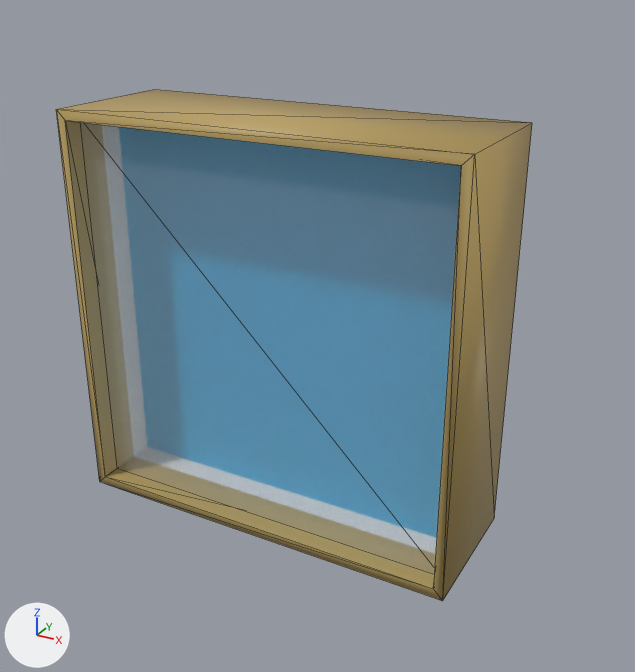
Two versions of the glTF model packages/frontend/assets/room/objects/picture-frame/picture-frame.glb, one commit apart.
Before and after are seen from a camera (50 mm lens) standing at (0.0424, -0.0784, 0.035) and looking at (0.0029, -0.0064, -0.001). Arrows for +X, +Y and +Z are at lower left; the lights stay in place. The older version comes first. Mesh edges are drawn as thin lines. Vertices at exactly the same position are counted once.

The first picture shows '__X_COVER__Cover', '__X_FRAME__Frame'.
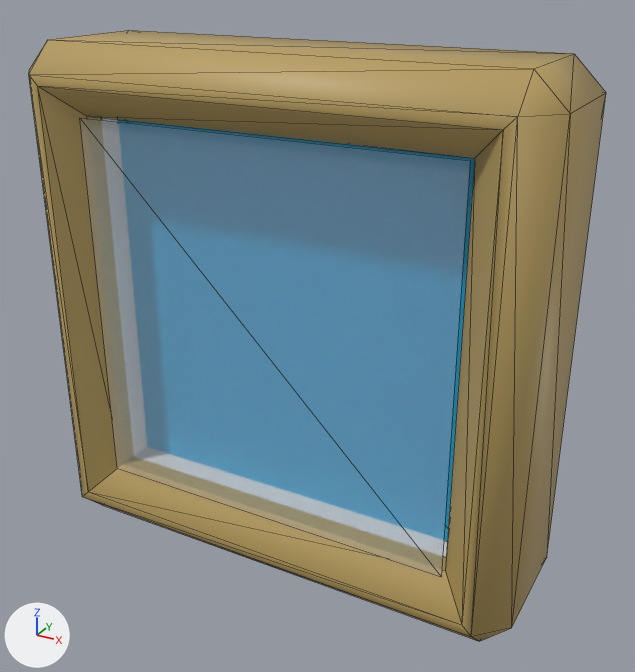
Edits to the bpy script that builds the scene:
```text
Change me_cube_003:
    used by ob_x_frame__frame; location = (0.0, -0.0075, 0.0)
    remove me_cube_003.from_pydata(...)  # 16 vertices, 26 faces; spans x -0.021..0.021, y -0.0075..0.0075, z -0.021..0.021
    add me_cube_003.from_pydata(...)  # 32 vertices, 58 faces; spans x -0.027..0.027, y -0.0075..0.0075, z -0.027..0.027
    me_cube_003 part 1
    4 vertices are removed from x -0.021..0.021, y 0.0075, z -0.021..0.021
    10 faces are deleted
    4 vertices in x -0.02..0.02, y -0.0075, z -0.02..0.02 move by (0.0, 0.003, 0.0)
    4 vertices move from x -0.021..0.021, y -0.0075, z -0.021..0.021 to x -0.023..0.023, y -0.0075, z -0.023..0.023
    12 vertices are added at x -0.027..0.027, y -0.0075..-0.0045, z -0.027..0.027
    8 new vertices lie (0.0, 0.012, 0.0) away from vertices in x -0.027..0.027, y -0.0045, z -0.027..0.027
    42 new faces join them
```

Where the change shows, as pixel boxes (x1, y1, x2, y2) in the pictures (635 x 672 px):
'__X_FRAME__Frame', reshaped (21% wider, 19% taller): before (56, 89, 532, 601); after (29, 30, 606, 642)
'__X_PICTURE__Picture', unchanged, uncovered by the edit: after (118, 119, 475, 541)
